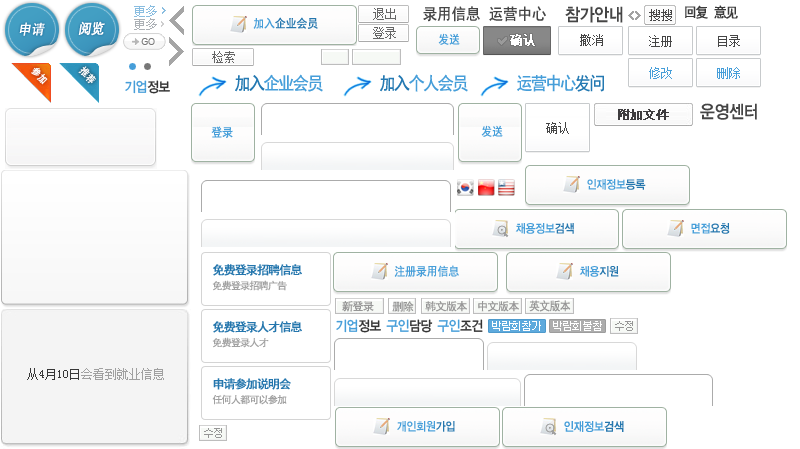
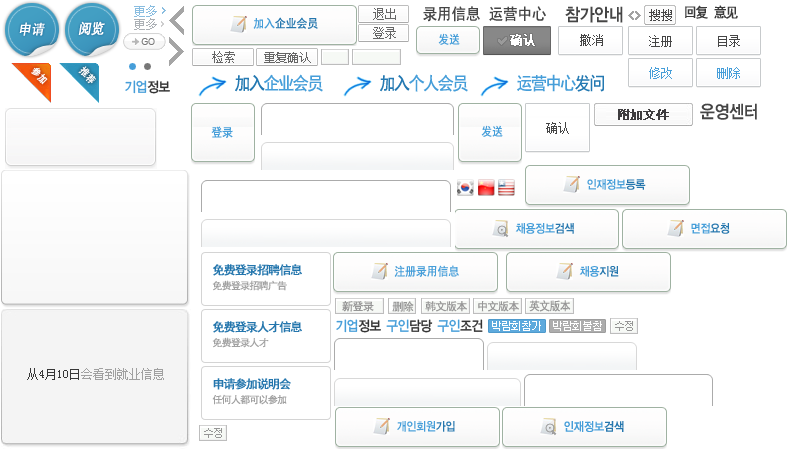
Two versions of the same layered image (800x449). Layer-by-layer changes:
added layer "重复确认" above "Layer 2" over <box>264,52,311,63</box>
showed "Layer 2", painted on it over <box>256,48,318,66</box>
